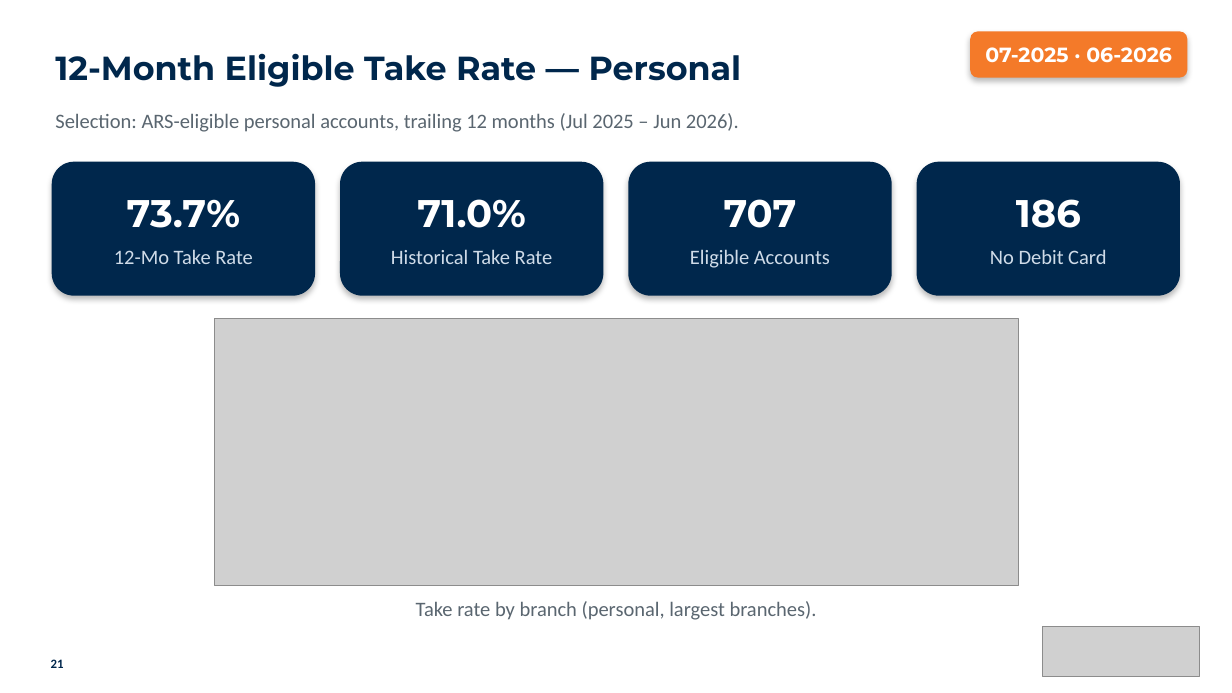
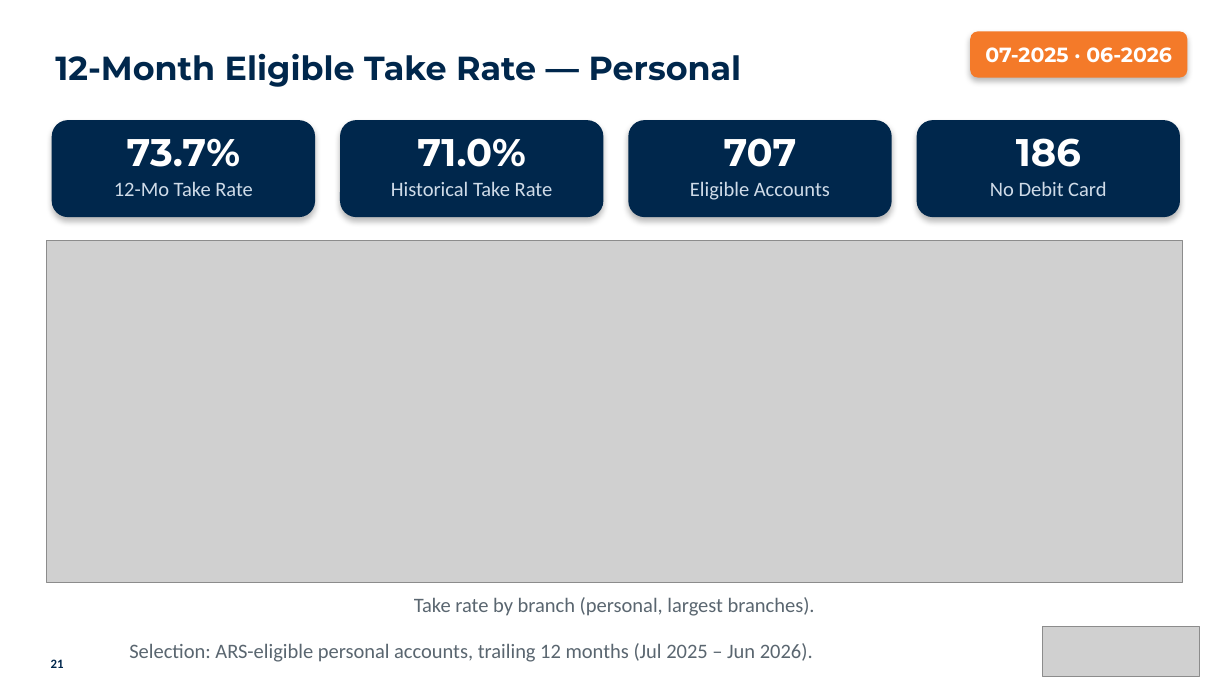
Before and after one commit to aburgard-csi/Velocity_Reporting, a slide deck: slide 21 of templates/ars_template.pptx. Drawn at 1232x693 pixels with LibreOffice and Linux fonts; fonts in the diff are those of the drawing; grey boxes stand for pictures. Boxes give left, top, right and bottom in pixels: in the first picture for what was removed or moved away, otherwise in the second. Text is boxed around its words. In the diff, an @@ line names an element or a change of style, - is before the commit and + after.

```diff
--- a/templates/ars_template.pptx
+++ b/templates/ars_template.pptx
@@ rounded rectangle: place and size @@
-rounded rectangle at (52, 162, 315, 296)
+rounded rectangle at (52, 120, 315, 217)
@@ text "73.7%": place and size @@
-text "73.7%" at (127, 199, 241, 228)
+text "73.7%" at (127, 138, 241, 167)
@@ rounded rectangle: place and size @@
-rounded rectangle at (340, 162, 604, 296)
+rounded rectangle at (340, 120, 604, 217)
@@ text "71.0%": place and size @@
-text "71.0%" at (417, 199, 526, 228)
+text "71.0%" at (417, 138, 526, 167)
@@ rounded rectangle: place and size @@
-rounded rectangle at (628, 162, 892, 296)
+rounded rectangle at (628, 120, 892, 217)
@@ text "707": place and size @@
-text "707" at (724, 199, 797, 228)
+text "707" at (724, 138, 797, 167)
@@ rounded rectangle: place and size @@
-rounded rectangle at (917, 162, 1180, 296)
+rounded rectangle at (917, 120, 1180, 217)
@@ text "186": place and size @@
-text "186" at (1016, 199, 1081, 228)
+text "186" at (1016, 138, 1081, 167)
@@ text "12-Mo Take Rate": place and size @@
-text "12-Mo Take Rate" at (114, 249, 253, 264)
+text "12-Mo Take Rate" at (114, 181, 253, 196)
@@ text "Historical Take Rate": place and size @@
-text "Historical Take Rate" at (391, 249, 553, 264)
+text "Historical Take Rate" at (391, 181, 553, 196)
@@ text "Eligible Accounts": place and size @@
-text "Eligible Accounts" at (690, 249, 830, 268)
+text "Eligible Accounts" at (690, 181, 830, 200)
@@ text "No Debit Card": place and size @@
-text "No Debit Card" at (990, 249, 1106, 264)
+text "No Debit Card" at (990, 181, 1106, 196)
@@ picture: place and size @@
-picture at (214, 319, 1019, 586)
+picture at (46, 240, 1183, 582)
@@ text "Take rate by branch (personal, ...": place and size @@
-text "Take rate by branch (personal, ..." at (416, 601, 817, 620)
+text "Take rate by branch (personal, ..." at (414, 597, 815, 616)
@@ text "Selection: ARS-eligible personal accounts, trailing ...": place and size @@
-text "Selection: ARS-eligible personal accounts, trailing ..." at (55, 113, 739, 132)
+text "Selection: ARS-eligible personal accounts, trailing ..." at (129, 643, 813, 662)
```
Also in this commit, not shown: 3 other slides changed, 14 other files.
